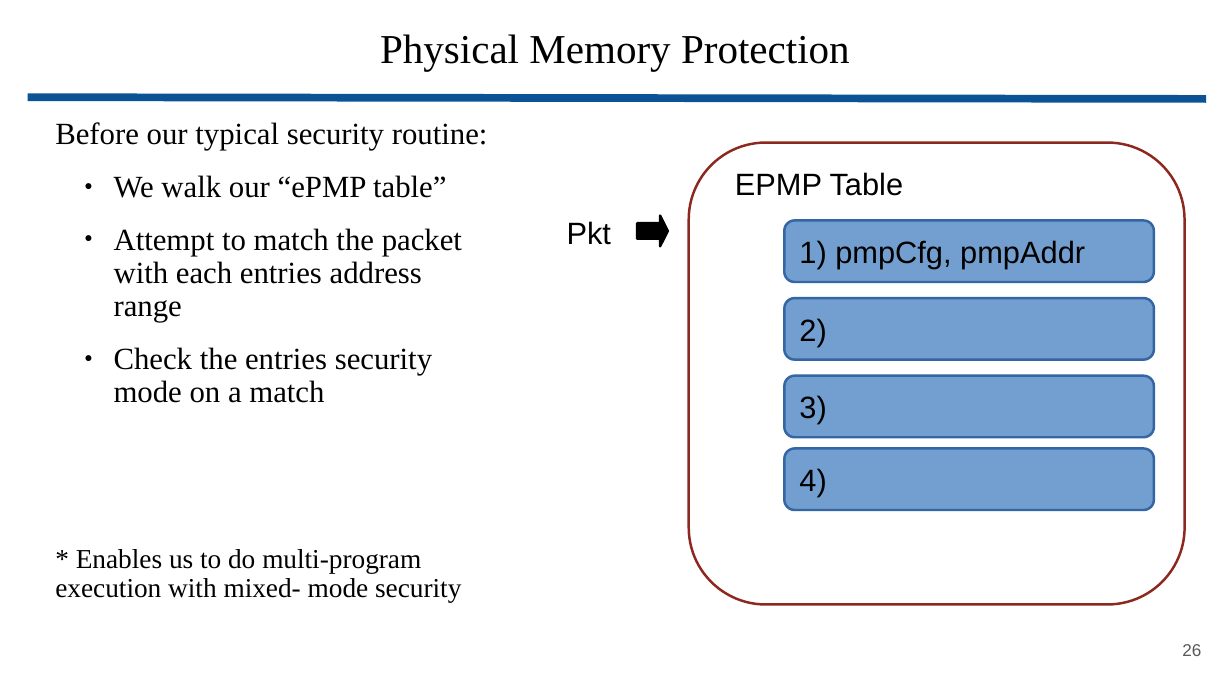
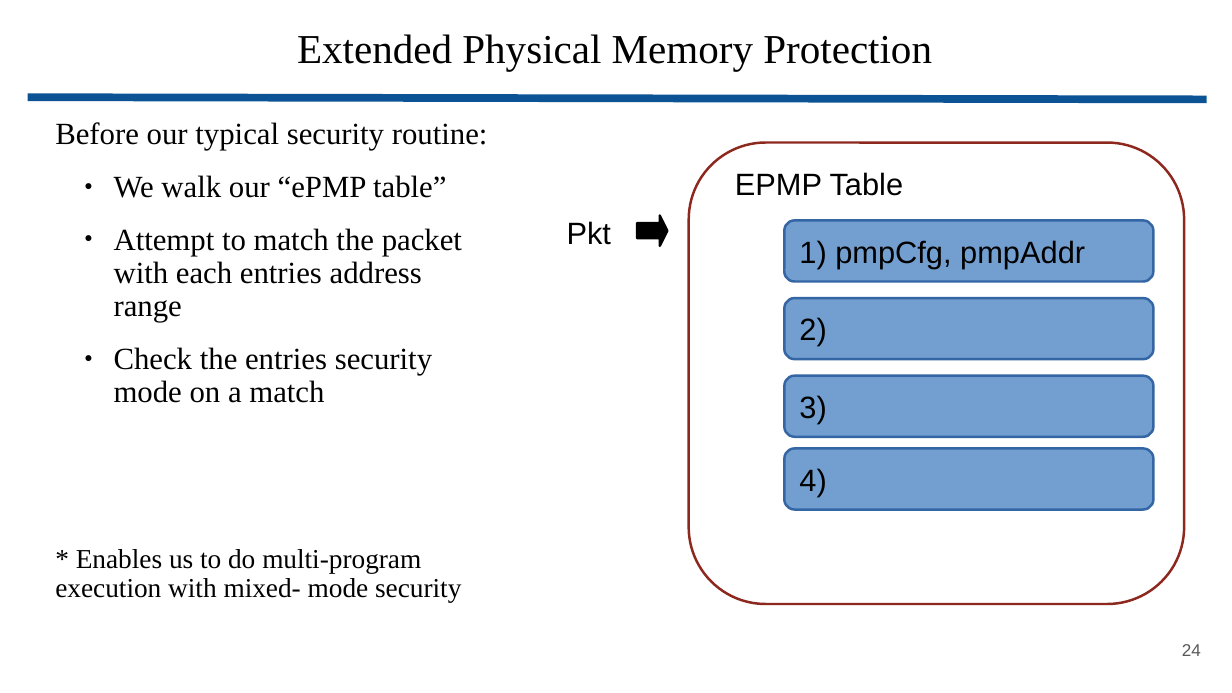
Before and after one commit to wbuziak/grad-research, a slide deck: slide 24 of resources/presentations/secure_mem_masters.pptx (slide 26 before the commit). Drawn at 1232x693 pixels with LibreOffice and Linux fonts; fonts in the diff are those of the drawing. Boxes give left, top, right and bottom in pixels: in the first picture for what was removed or moved away, otherwise in the second. Text is boxed around its words. In the diff, an @@ line names an element or a change of style, - is before the commit and + after.

```diff
--- a/resources/presentations/secure_mem_masters.pptx
+++ b/resources/presentations/secure_mem_masters.pptx
@@ title at box(297, 34, 932, 71): text changed @@
-Physical Memory Protection
+Extended Physical Memory Protection
@@ page number at box(1182, 644, 1201, 656): text changed @@
-26
+24
```
Also in this commit, not shown: 13 other slides changed, 8 slides added, 10 slides removed, 23 other files.
